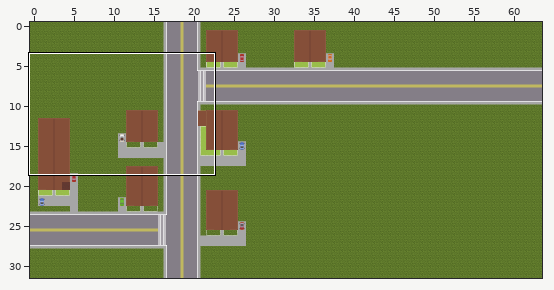
Tiled map -- RAW/ludMap2.tmx. The picture above shows the old version from afar; the outline marks the close-up.
Close-up. Before the commit:
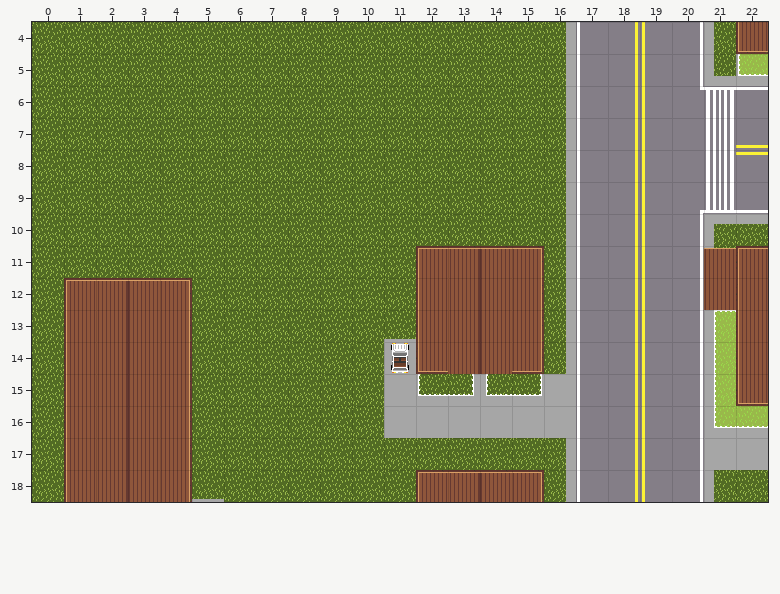
Cells are 32x32 px. Shown: x 0..22, y 4..18.
New version:
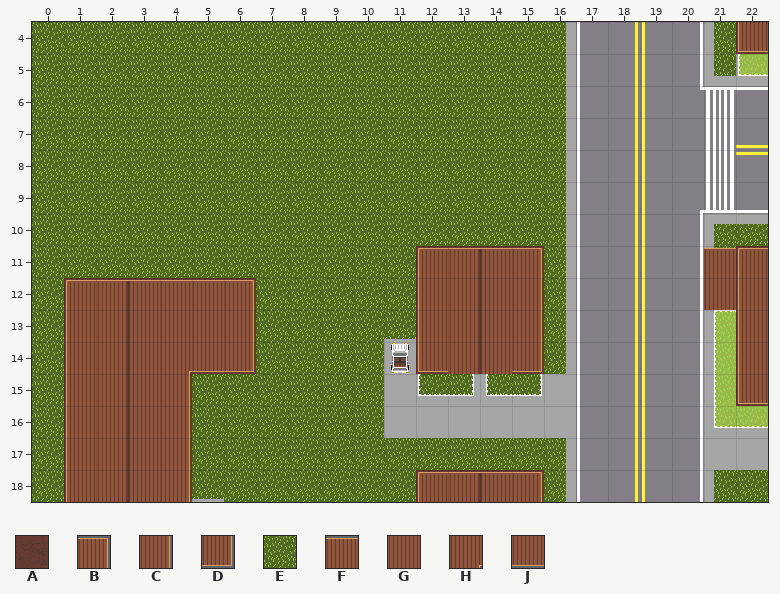
Key: from "ground tile": A 0, B 36, C 37, D 48, E 64, F 116, G 117, H 118, J 119.
_ is an empty cell.
Changes in this commit:
Layer "Ground":
Tile E gives way to one hidden under a higher layer in row 13 at x 5.
Tile E gives way to tile A in row 12 at x 5 to 6; in row 13 at x 6; in row 14 at x 5 to 6.
Layer "Objects":
The edit adds tile B in row 12 at x 6.
The edit adds tile C in row 13 at x 6.
The edit adds tile D in row 14 at x 6.
Tile B gives way to tile F in row 12 at x 4.
The edit adds tile F in row 12 at x 5.
Tile C gives way to tile G in row 13 at x 4.
The edit adds tile G in row 13 at x 5.
Tile C gives way to tile H in row 14 at x 4.
The edit adds tile J in row 14 at x 5.
